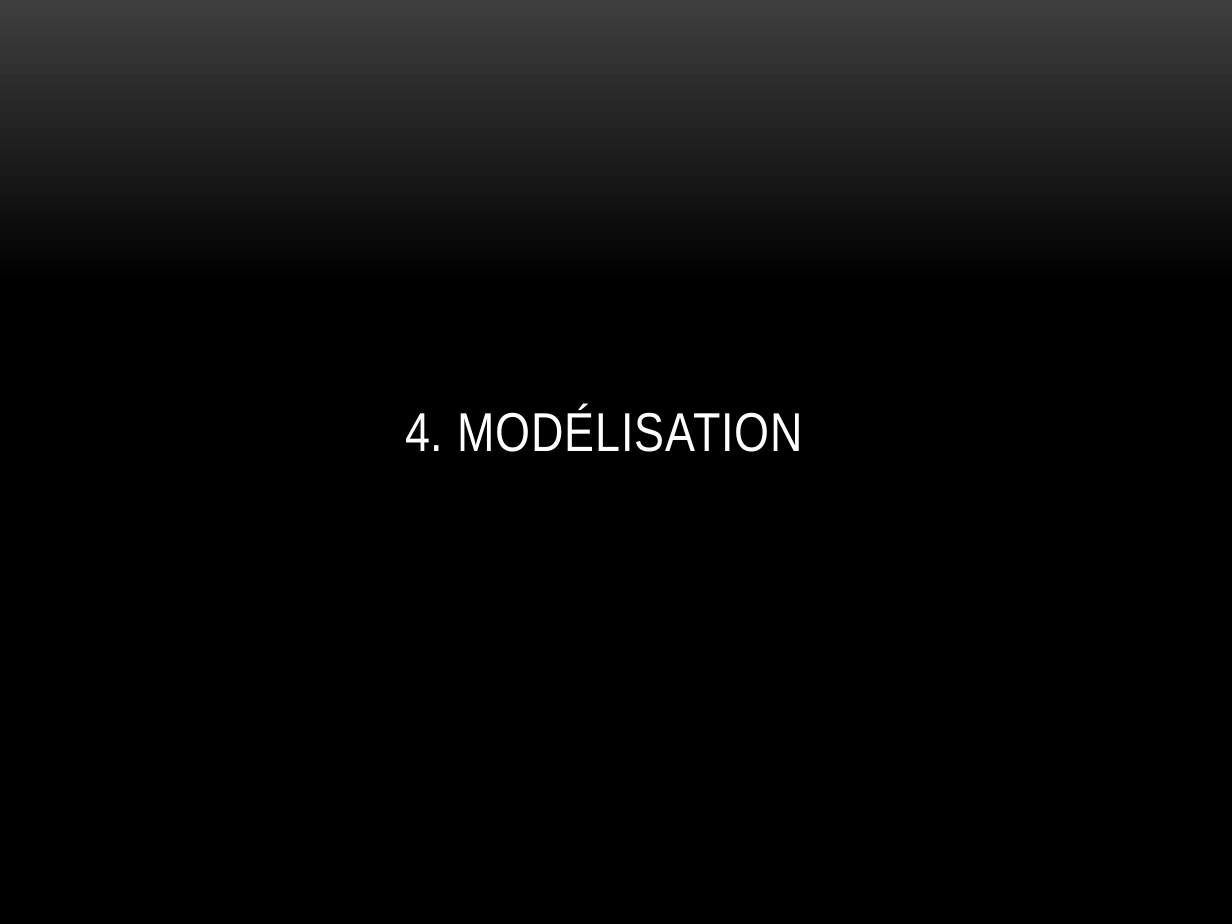
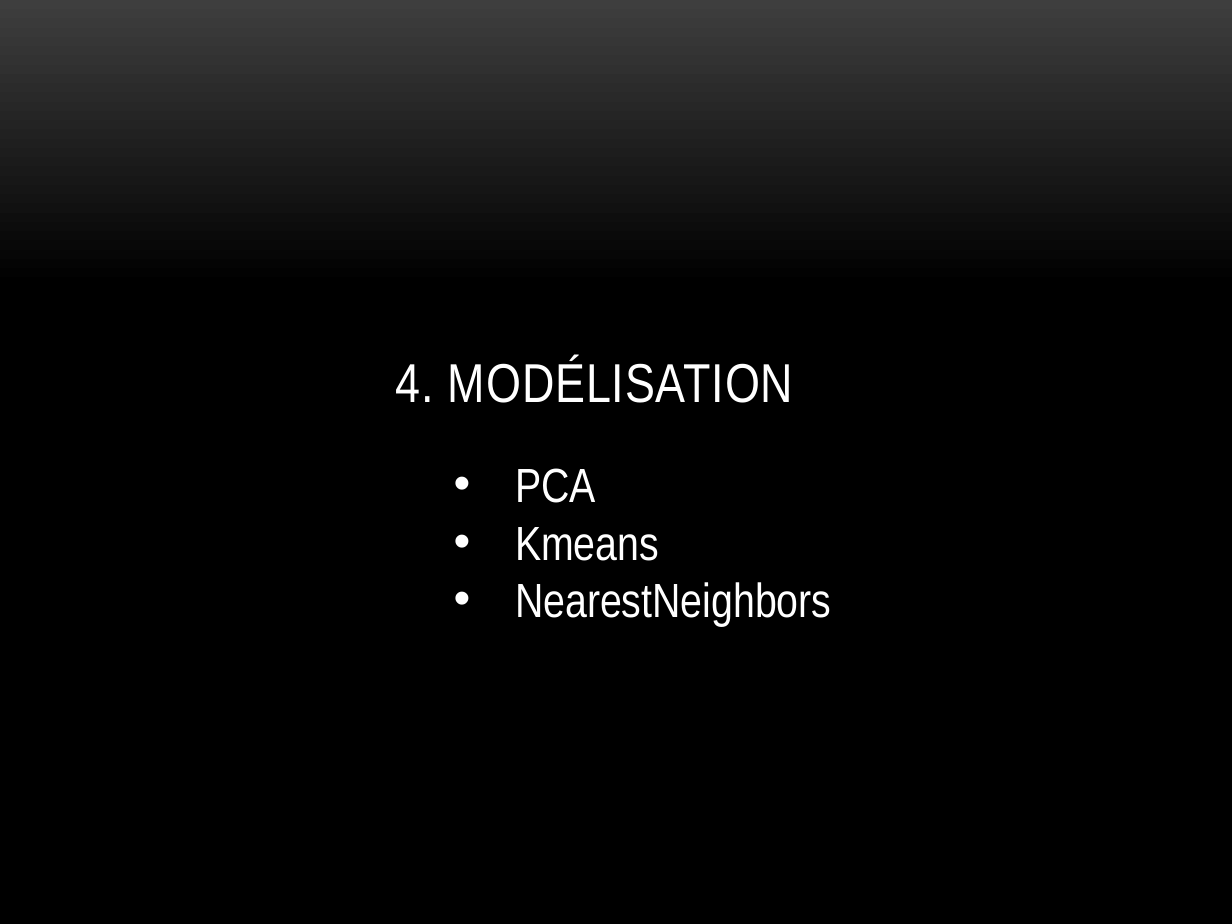
Before and after one commit to Umercia/movie_recommendation_engine, a slide deck: slide 18 of moteur de recommandations de films.pptx. Drawn at 1232x924 pixels with LibreOffice and Linux fonts; fonts in the diff are those of the drawing; background and template pictures are left out. Boxes give left, top, right and bottom in pixels: in the first picture for what was removed or moved away, otherwise in the second. Text is boxed around its words. In the diff, an @@ line names an element or a change of style, - is before the commit and + after.

Commit message:
nearest sort results modification and pres

```diff
--- a/moteur de recommandations de films.pptx
+++ b/moteur de recommandations de films.pptx
@@ title "4. MODÉLISATION": place and size @@
-title "4. MODÉLISATION" at [405,407,803,452]
+title "4. MODÉLISATION" at [395,358,793,403]
@@ text added at [515,468,831,626], 28 pt, text #FFFFFF @@
+• PCA
+• Kmeans
+• NearestNeighbors
```
Also in this commit, not shown: 6 other slides changed, 1 slide added, 1 slide removed, 1 other file.
